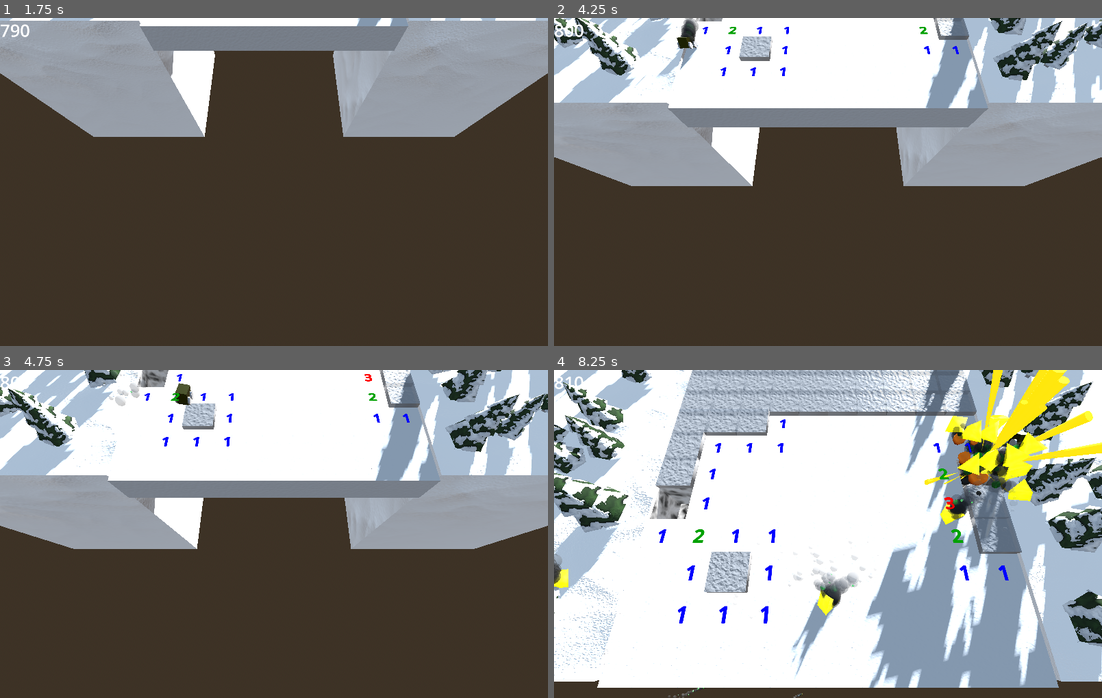
Above: before the commit, frames 1-4 (two rows, left to right).
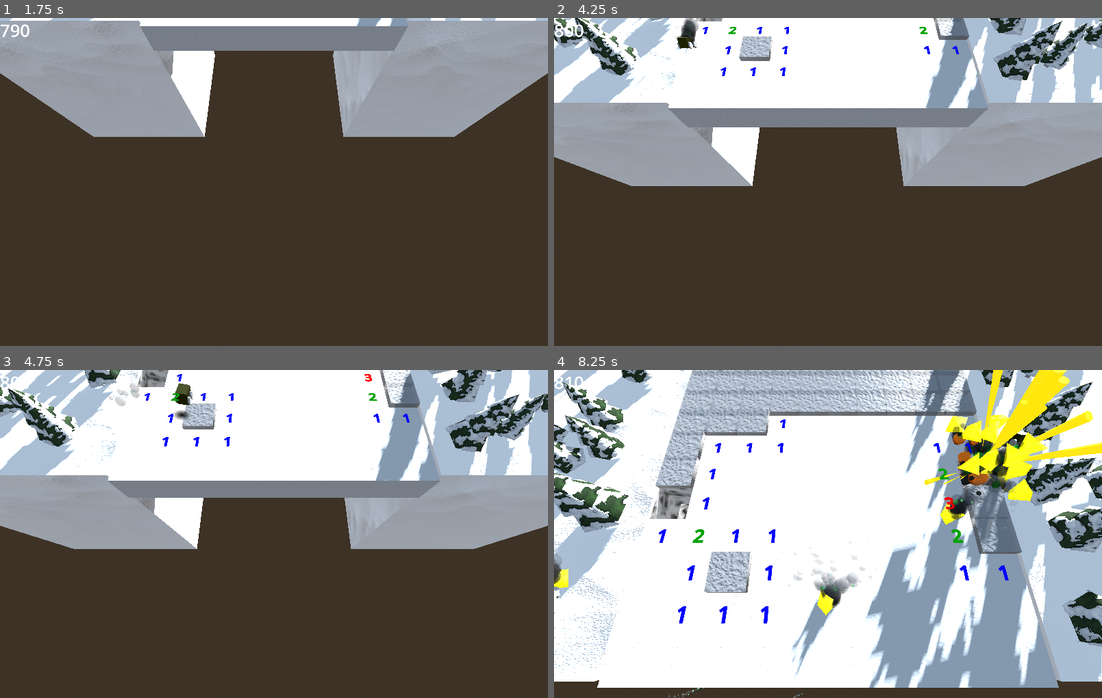
Above: after the commit, the same moments.

Repository: Blubtastic/minesweeper_2
Game: Godot game, scene res://Main.tscn
Two runs of this game, one before a commit and one after it. Both use one fixed random seed, a clock stepped at 60 frames per second and the inputs below.
Inputs:
- Up to frame 1 (1.75 s): tap Enter (ui_accept) at 0.5, 0.77, 1.52 s; hold Up (ui_up) from 0.53 s (still down)
- Up to frame 2 (4.25 s): release Up (ui_up) at 2.03 s; hold Left (ui_left) 2.03-3.53 s; tap Enter (ui_accept) at 3.02, 3.77 s; hold Down (ui_down) from 3.53 s (still down)
- Up to frame 3 (4.75 s): release Down (ui_down) at 4.28 s; hold Right (ui_right) from 4.28 s (still down); tap Enter (ui_accept) at 4.52 s
- Up to frame 4 (8.25 s): release Right (ui_right) at 5.03 s; hold Up (ui_up) 5.03-5.78 s; hold Right (ui_right) 5.78-8.03 s; tap Enter (ui_accept) at 6.02, 6.77, 7.52 s; hold Down (ui_down) from 8.03 s (still down)

Frame 1 is identical in both runs. In frame 2, 0.2% of the frame differs, in the area x 18-27%, y 5-19%; in frame 3, less than 0.1%; in frame 4, 0.7%, in the area x 66-83%, y 27-96%.

Commit message:
feat: shadow beneath car

Diff:
--- /dev/null
+++ b/shared/PlayerShadow.tscn
@@ -0,0 +1,14 @@
+[gd_scene load_steps=3 format=3 uid="uid://dbi36hqar6db8"]
+
+[sub_resource type="Gradient" id="Gradient_cv0kd"]
+offsets = PackedFloat32Array(0, 0.610169, 1)
+colors = PackedColorArray(0, 0, 0, 1, 0, 0, 0, 0, 1, 1, 1, 0)
+
+[sub_resource type="GradientTexture2D" id="GradientTexture2D_05q8o"]
+gradient = SubResource("Gradient_cv0kd")
+fill = 1
+fill_from = Vector2(0.5, 0.5)
+
+[node name="PlayerShadow" type="Sprite3D"]
+transform = Transform3D(1, 0, 0, 0, -4.37114e-08, 1, 0, -1, -4.37114e-08, 0, 0, 0)
+texture = SubResource("GradientTexture2D_05q8o")
--- a/shared/player/Player.tscn
+++ b/shared/player/Player.tscn
@@ -1,8 +1,9 @@
-[gd_scene load_steps=20 format=3 uid="uid://dqeksnc1bqwgt"]
+[gd_scene load_steps=21 format=3 uid="uid://dqeksnc1bqwgt"]
 
 [ext_resource type="Script" path="res://shared/player/player.gd" id="1_fjkuh"]
 [ext_resource type="Script" path="res://shared/player/fade_emission_gradually.gd" id="3_jlho0"]
 [ext_resource type="PackedScene" uid="uid://drynt1383xlht" path="res://shared/cube/TrailVFX.tscn" id="3_rkr5s"]
+[ext_resource type="PackedScene" uid="uid://dbi36hqar6db8" path="res://shared/PlayerShadow.tscn" id="4_vrm5f"]
 
 [sub_resource type="BoxShape3D" id="BoxShape3D_4to0f"]
 size = Vector3(0.3, 0.258521, 0.5)
@@ -84,6 +85,14 @@
 script = ExtResource("1_fjkuh")
 metadata/_edit_group_ = true
 
+[node name="PlayerShadow" parent="AlivePlayer" instance=ExtResource("4_vrm5f")]
+transform = Transform3D(1, 0, 0, 0, -4.37114e-08, 1, 0, -1, -4.37114e-08, 0, -0.175307, 0)
+
+[node name="ShadowRayCast" type="RayCast3D" parent="AlivePlayer"]
+transform = Transform3D(1, 0, 0, 0, 1, 0, 0, 0, 1, 0, -0.160658, 0)
+target_position = Vector3(0, -20, 0)
+collision_mask = 255
+
 [node name="Collision" type="CollisionShape3D" parent="AlivePlayer"]
 shape = SubResource("BoxShape3D_4to0f")
 
@@ -131,26 +140,31 @@
 [node name="PlayerModel" type="Node3D" parent="AlivePlayer"]
 
 [node name="Body" type="MeshInstance3D" parent="AlivePlayer/PlayerModel"]
+cast_shadow = 0
 mesh = SubResource("BoxMesh_8nayr")
 skeleton = NodePath("../..")
 
 [node name="WheelFrontRight" type="MeshInstance3D" parent="AlivePlayer/PlayerModel"]
 transform = Transform3D(-4.37114e-08, -1, 0, 1, -4.37114e-08, 0, 0, 0, 1, 0.175, -0.07, -0.15)
+cast_shadow = 0
 mesh = SubResource("CylinderMesh_6xd78")
 skeleton = NodePath("../..")
 
 [node name="WheelBackRight" type="MeshInstance3D" parent="AlivePlayer/PlayerModel"]
 transform = Transform3D(-4.37114e-08, -1, 0, 1, -4.37114e-08, 0, 0, 0, 1, 0.175, -0.07, 0.15)
+cast_shadow = 0
 mesh = SubResource("CylinderMesh_6xd78")
 skeleton = NodePath("../..")
 
 [node name="WheelFrontLeft" type="MeshInstance3D" parent="AlivePlayer/PlayerModel"]
 transform = Transform3D(-4.37114e-08, -1, 0, 1, -4.37114e-08, 0, 0, 0, 1, -0.175, -0.07, -0.15)
+cast_shadow = 0
 mesh = SubResource("CylinderMesh_6xd78")
 skeleton = NodePath("../..")
 
 [node name="WheelBackLeft" type="MeshInstance3D" parent="AlivePlayer/PlayerModel"]
 transform = Transform3D(-4.37114e-08, -1, 0, 1, -4.37114e-08, 0, 0, 0, 1, -0.175, -0.07, 0.15)
+cast_shadow = 0
 mesh = SubResource("CylinderMesh_6xd78")
 skeleton = NodePath("../..")
 
--- a/shared/player/player.gd
+++ b/shared/player/player.gd
@@ -9,9 +9,12 @@
 var overlapping_cubes
 var is_controllable = true
 
+
 @onready var trail_vfx = preload("res://shared/cube/TrailVFX.tscn")
 @onready var hitbox: Area3D = $CubeHitbox
 @onready var damage_hitbox: Area3D = $DamageHitbox
+@onready var player_shadow: Sprite3D = $PlayerShadow
+@onready var shadow_ray_cast: RayCast3D = $ShadowRayCast
 
 func _physics_process(delta: float) -> void:
 	var cubes = get_tree().get_nodes_in_group("cubes")
@@ -43,6 +46,8 @@
 	if is_controllable:
 		move_and_slide()
 
+	move_shadow()
+
 func damage_player():
 	if not invincible:
 		velocity.y = LAUNCH_VELOCITY
@@ -59,3 +64,10 @@
 
 func _on_cube_hitbox_area_entered(_area: Area3D) -> void:
 	damage_player()
+
+func move_shadow():
+	if shadow_ray_cast.is_colliding():
+		var collision_point: Vector3 = shadow_ray_cast.get_collision_point()
+		player_shadow.global_transform.origin = collision_point + Vector3.UP * 0.5
+		print(collision_point)
+		# fix: correct shadow position.
